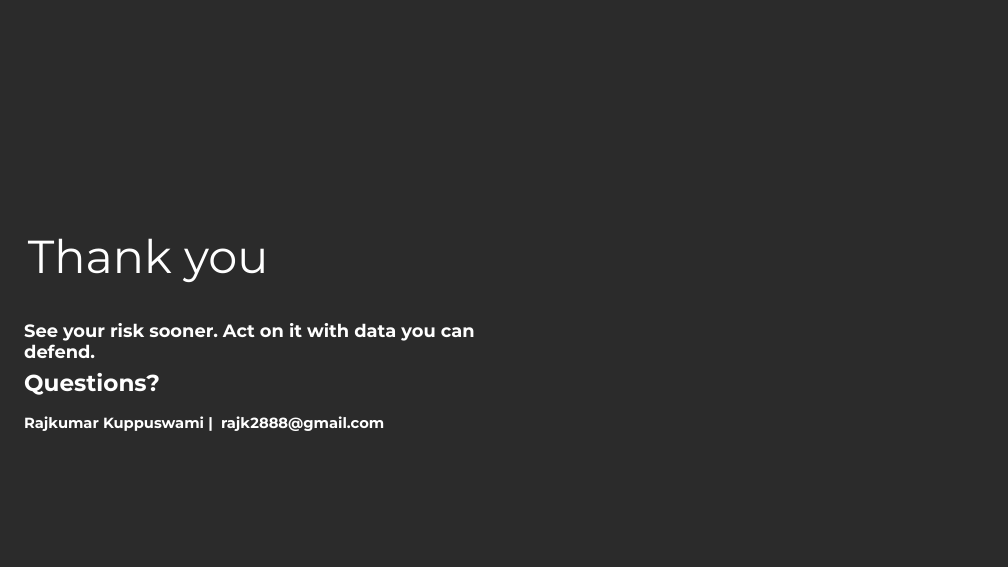
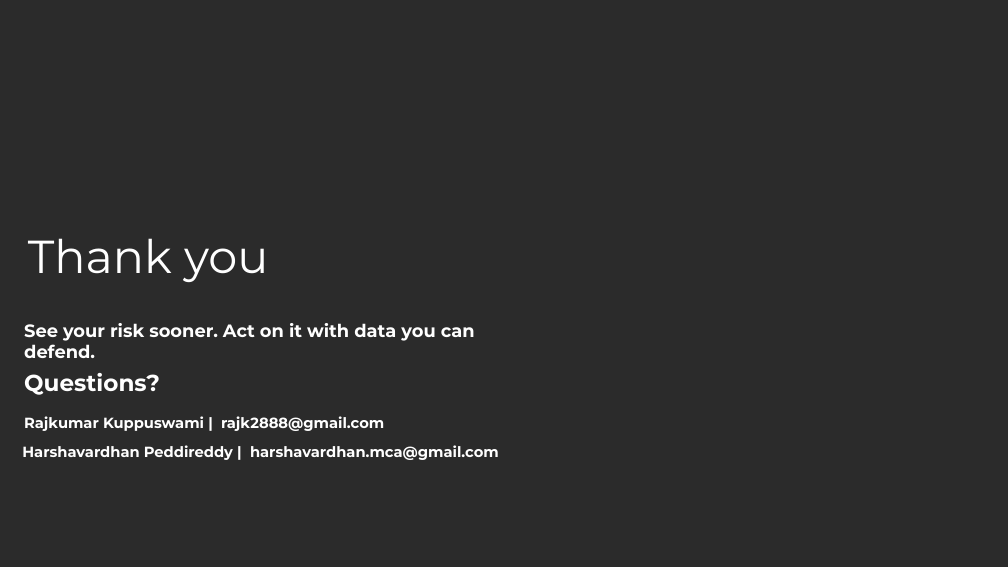
Before and after one commit to rajk2888/Bellevue-University, a slide deck: slide 19 of semicon-west/semicon-west-supply-chain-risk-SCW26.pptx. Drawn at 1008x567 pixels with LibreOffice and Linux fonts; fonts in the diff are those of the drawing; background and template pictures are left out; a plain dark background stands for a picture behind light text. Boxes give left, top, right and bottom in pixels: in the first picture for what was removed or moved away, otherwise in the second. Text is boxed around its words. In the diff, an @@ line names an element or a change of style, - is before the commit and + after.

```diff
--- a/semicon-west/semicon-west-supply-chain-risk-SCW26.pptx
+++ b/semicon-west/semicon-west-supply-chain-risk-SCW26.pptx
@@ text added at [22,445,499,460], 28 pt, text #FFFFFF, bold @@
+Harshavardhan Peddireddy | harshavardhan.mca@gmail.com
```
Also in this commit, not shown: 1 other slide changed, 1 other file.
